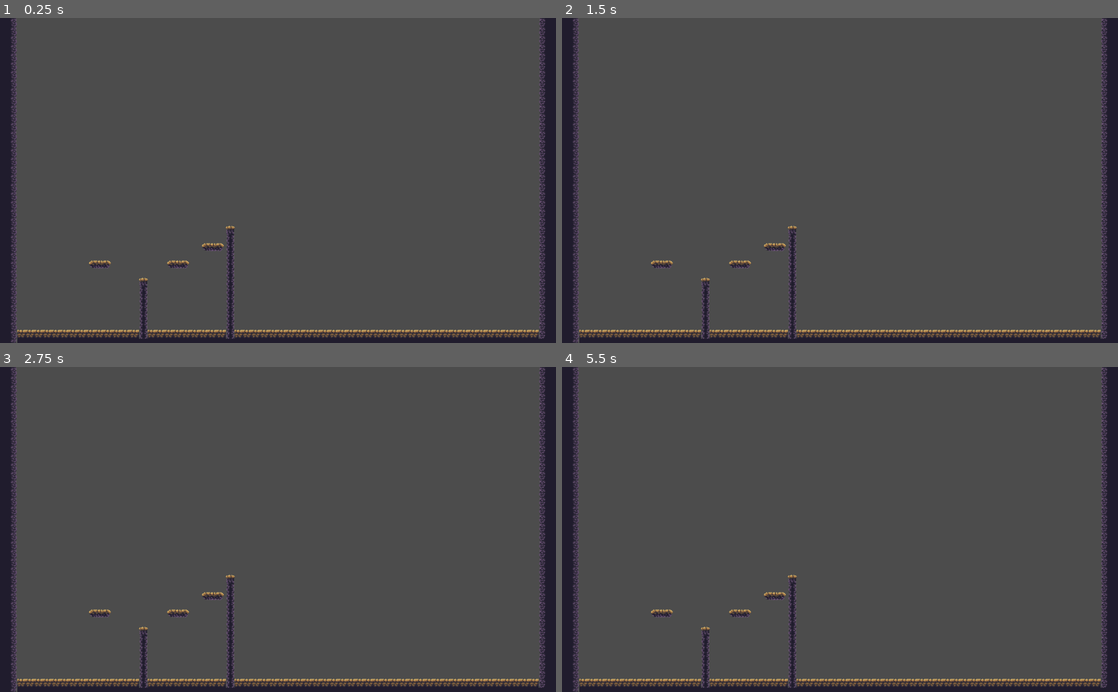
Above: before the commit, frames 1-4 (two rows, left to right).
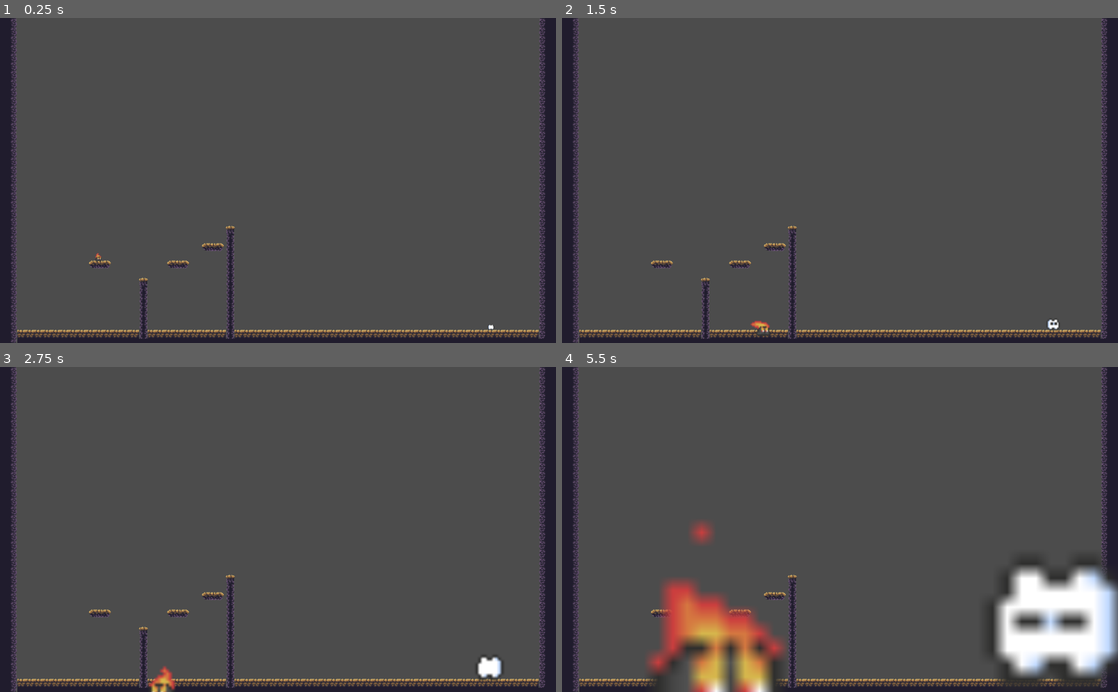
Above: after the commit, the same moments.

Repository: valdemarceccon/globalgamejam2022
Game: Godot game, scene res://MainScene.tscn
The game is run twice, just before and just after one commit, with the same random seed, the same clock (stepped at 60 frames per second) and the same inputs.
Inputs:
- Up to frame 1 (0.25 s): no input
- Up to frame 2 (1.5 s): hold D (move_right1) from 0.53 s (still down); tap Left (move_left2) at 0.6 s; tap W (jump1) at 0.77 s; tap Enter at 1.25 s; tap Right (move_right2) at 1.35 s
- Up to frame 3 (2.75 s): tap W (jump1) at 1.52 s; release D (move_right1) at 2.03 s; hold A (move_left1) from 2.03 s (still down); tap Left (move_left2) at 2.1 s
- Up to frame 4 (5.5 s): release A (move_left1) at 2.78 s; hold D (move_right1) 2.78-4.28 s; tap Right (move_right2) at 2.85, 4.35 s; tap W (jump1) at 3.02, 3.77, 4.52 s; tap Left (move_left2) at 3.6, 5.1 s; hold A (move_left1) 4.28-5.03 s; hold D (move_right1) from 5.03 s (still down)

The runs differ from the first frame. In frame 1, less than 0.1% of the frame differs, in the area x 17-89%, y 72-96%; in frame 2, 0.2%; in frame 3, 0.5%; in frame 4, 12%, in the area x 15-100%, y 47-100%.

Commit message:
added players to main scene

Diff:
--- a/MainScene.tscn
+++ b/MainScene.tscn
@@ -1,6 +1,8 @@
-[gd_scene load_steps=9 format=2]
+[gd_scene load_steps=11 format=2]
 
-[ext_resource path="res://assets/00Atlas.png" type="Texture" id=1]
+[ext_resource path="res://PlayerFire.tscn" type="PackedScene" id=1]
+[ext_resource path="res://assets/00Atlas.png" type="Texture" id=2]
+[ext_resource path="res://PlayerIce.tscn" type="PackedScene" id=4]
 
 [sub_resource type="ConvexPolygonShape2D" id=2]
 points = PoolVector2Array( 0, 0, 16, 0, 16, 16, 0, 16 )
@@ -169,3 +171,9 @@
 cell_size = Vector2( 16, 16 )
 format = 1
 tile_data = PoolIntArray( 0, 3, 0, 1, 0, 0, 62, 6, 0, 63, 3, 0, 65536, 3, 0, 65537, 0, 0, 65598, 6, 0, 65599, 3, 0, 131 …(4216 unchanged characters)…
+
+[node name="Player" parent="." instance=ExtResource( 4 )]
+position = Vector2( 904, 530 )
+
+[node name="Player2" parent="." instance=ExtResource( 1 )]
+position = Vector2( 182, 433 )
Not shown: 7 places in MainScene.tscn that only renumber resources
